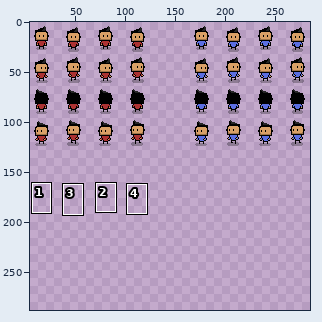
Two states of a pixel-art file, Game_Jam/Assets/Sprites/Character.ase. The first picture is a wide view before the edit; the outline marks the close-up.
Close-up. Before:
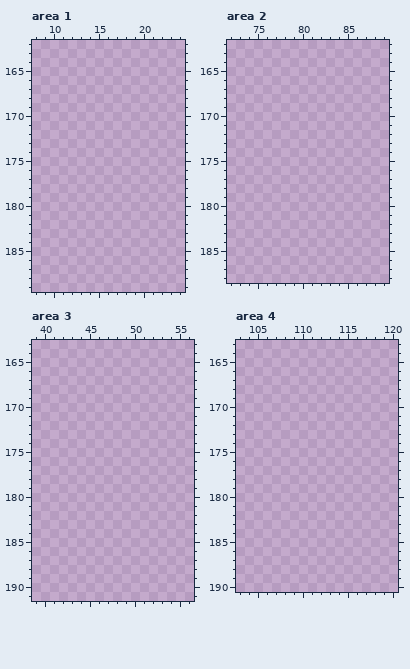
500x500 pixels, 1 frame. Shown: area 1: x 8..24, y 162..189; area 2: x 72..89, y 162..188; area 3: x 39..56, y 163..191; area 4: x 103..120, y 163..190. The old version is drawn lined up with the new one, on the new canvas. The wide view leaves out empty margins. The commit also changed other parts of the picture, which this record leaves out.
And afterwards:
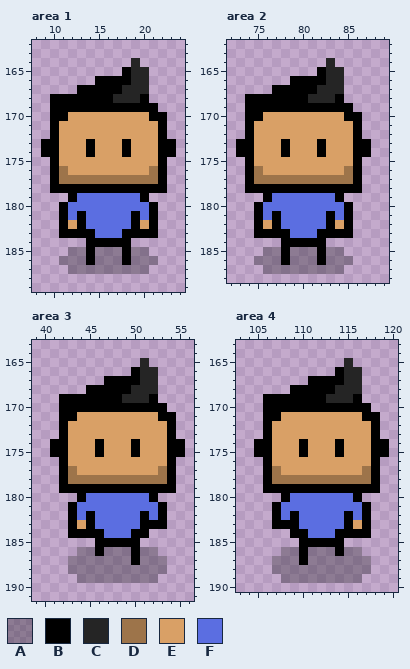
Palette (. is transparent): A #00000047  B #000000  C #252525  D #9d744a  E #d9a066  F #5b6ee1
Difference:
canvas 500x500 -> 288x288 (the part of the old canvas that was cut away was empty and is not shown)
Changed rows in their new state; - is an unchanged pixel.
Area 1:
first column x 9:
164 ----------C----
165 ---------BCC---
166 ------BBBBCC---
167 ----BBBBBCCC---
168 -BBBBBBBCCCB---
169 -BBBBBBBBBBBB--
170 -BBEEEEEEEEEBB-
171 -BEEEEEEEEEEEB-
172 -BEEEEEEEEEEEB-
173 BBEEEBEEEBEEEBB
174 BBEEEBEEEBEEEBB
175 -BEEEEEEEEEEEB-
176 -BDEEEEEEEEEDB-
177 -BDDDDDDDDDDDB-
178 -BBBBBBBBBBBBB-
179 ---BFFFFFFFB---
180 --BFFFFFFFFFB--
181 --BFBFFFFFBFB--
182 --BEBFFFFFBEB--
183 --BBBBFFFBBBB--
184 -----BBBBB-----
185 ---AABAAABAA---
186 --AAABAAABAAA--
187 ---AAAAAAAAA---
Area 2:
first column x 73:
164 ----------C----
165 ---------BCC---
166 ------BBBBCC---
167 ----BBBBBCCC---
168 -BBBBBBBCCCB---
169 -BBBBBBBBBBBB--
170 -BBEEEEEEEEEBB-
171 -BEEEEEEEEEEEB-
172 -BEEEEEEEEEEEB-
173 BBEEEBEEEBEEEBB
174 BBEEEBEEEBEEEBB
175 -BEEEEEEEEEEEB-
176 -BDEEEEEEEEEDB-
177 -BDDDDDDDDDDDB-
178 -BBBBBBBBBBBBB-
179 ---BFFFFFFFB---
180 --BFFFFFFFFFB--
181 --BFBFFFFFBFB--
182 --BEBFFFFFBEB--
183 --BBBBFFFBBBB--
184 -----BBBBB-----
185 ---AABAAABAA---
186 --AAABAAABAAA--
187 ---AAAAAAAAA---
Area 3:
first column x 41:
165 ----------C----
166 ---------BCC---
167 ------BBBBCC---
168 ----BBBBBCCC---
169 -BBBBBBBCCCB---
170 -BBBBBBBBBBBB--
171 -BBEEEEEEEEEBB-
172 -BEEEEEEEEEEEB-
173 -BEEEEEEEEEEEB-
174 BBEEEBEEEBEEEBB
175 BBEEEBEEEBEEEBB
176 -BEEEEEEEEEEEB-
177 -BDEEEEEEEEEDB-
178 -BDDDDDDDDDDDB-
179 -BBBBBBBBBBBBB-
180 ---BFFFFFFFB---
181 --BFFFFFFFFFB--
182 --BFBFFFFFBFB--
183 --BEBFFFFFBBB--
184 --BBBBFFFBB----
185 -----BBBBB-----
186 ---AABAAABAA---
187 --AAAAAAABAAA--
188 --AAAAAAAAAAA--
189 ---AAAAAAAAA---
Area 4:
first column x 105:
165 ----------C----
166 ---------BCC---
167 ------BBBBCC---
168 ----BBBBBCCC---
169 -BBBBBBBCCCB---
170 -BBBBBBBBBBBB--
171 -BBEEEEEEEEEBB-
172 -BEEEEEEEEEEEB-
173 -BEEEEEEEEEEEB-
174 BBEEEBEEEBEEEBB
175 BBEEEBEEEBEEEBB
176 -BEEEEEEEEEEEB-
177 -BDEEEEEEEEEDB-
178 -BDDDDDDDDDDDB-
179 -BBBBBBBBBBBBB-
180 ---BFFFFFFFB---
181 --BFFFFFFFFFB--
182 --BFBFFFFFBFB--
183 --BBBFFFFFBEB--
184 ----BBFFFBBBB--
185 -----BBBBB-----
186 ---AABAAABAA---
187 --AAABAAAAAAA--
188 --AAAAAAAAAAA--
189 ---AAAAAAAAA---
Boxes around the changes in both close-ups, in picture pixels (x1, y1, x2, y2):
added: (41, 58, 176, 274)
added: (236, 58, 371, 274)
added: (50, 358, 185, 583)
added: (254, 358, 389, 583)
